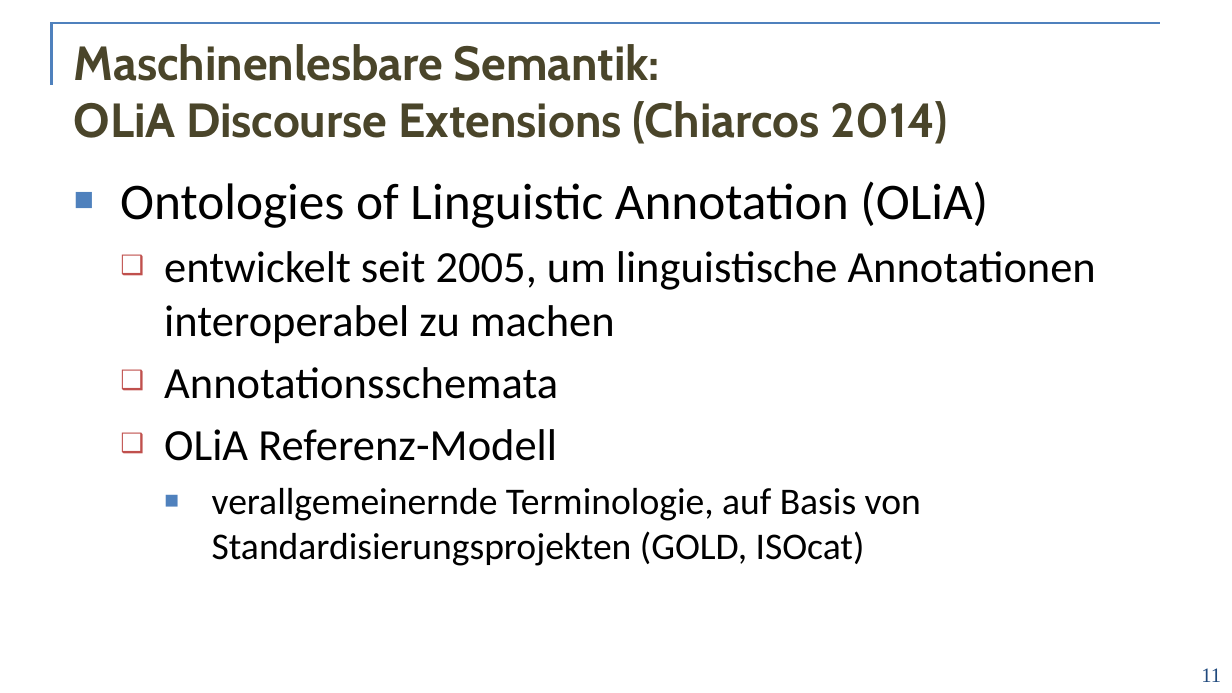
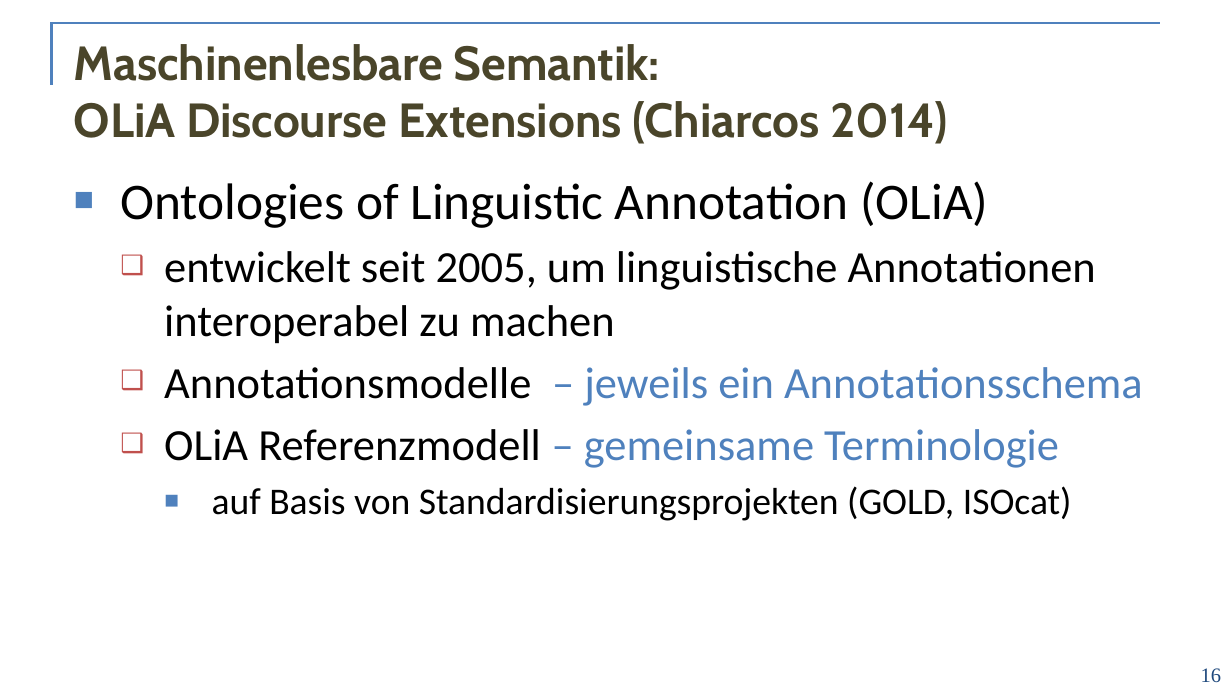
Before and after one commit to acoli-repo/rdf4discourse, a slide deck: slide 16 of doc/vortrag.pptx (slide 11 before the commit). Drawn at 1232x693 pixels with LibreOffice and Linux fonts; fonts in the diff are those of the drawing; background and template pictures are left out. Boxes give left, top, right and bottom in pixels: in the first picture for what was removed or moved away, otherwise in the second. Text is boxed around its words. In the diff, an @@ line names an element or a change of style, - is before the commit and + after.

```diff
--- a/doc/vortrag.pptx
+++ b/doc/vortrag.pptx
@@ text at [164, 367, 1143, 521]: text changed; size 22 to 26 pt @@
-  ❑ Annotationsschemata
-  ❑ OLiA Referenz-Modell
-    ■ verallgemeinernde Terminologie, auf Basis von Standardisierungsprojekten (GOLD, ISOcat)
+  ❑ Annotationsmodelle – jeweils ein Annotationsschema
+  ❑ OLiA Referenzmodell – gemeinsame Terminologie
+    ■ auf Basis von Standardisierungsprojekten (GOLD, ISOcat)
@@ page number at [1201, 668, 1221, 683]: text changed @@
-11
+16
```
Also in this commit, not shown: 27 other slides changed, 28 slides added, 31 slides removed, 2 other files.
